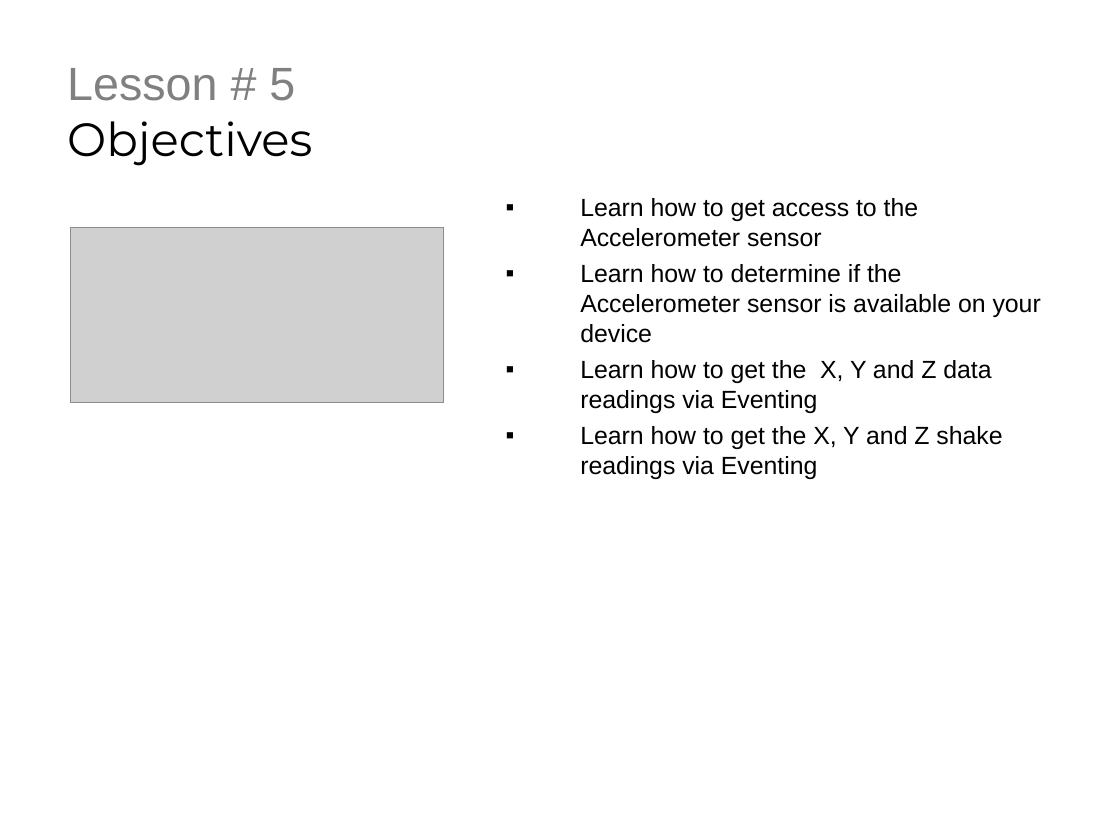
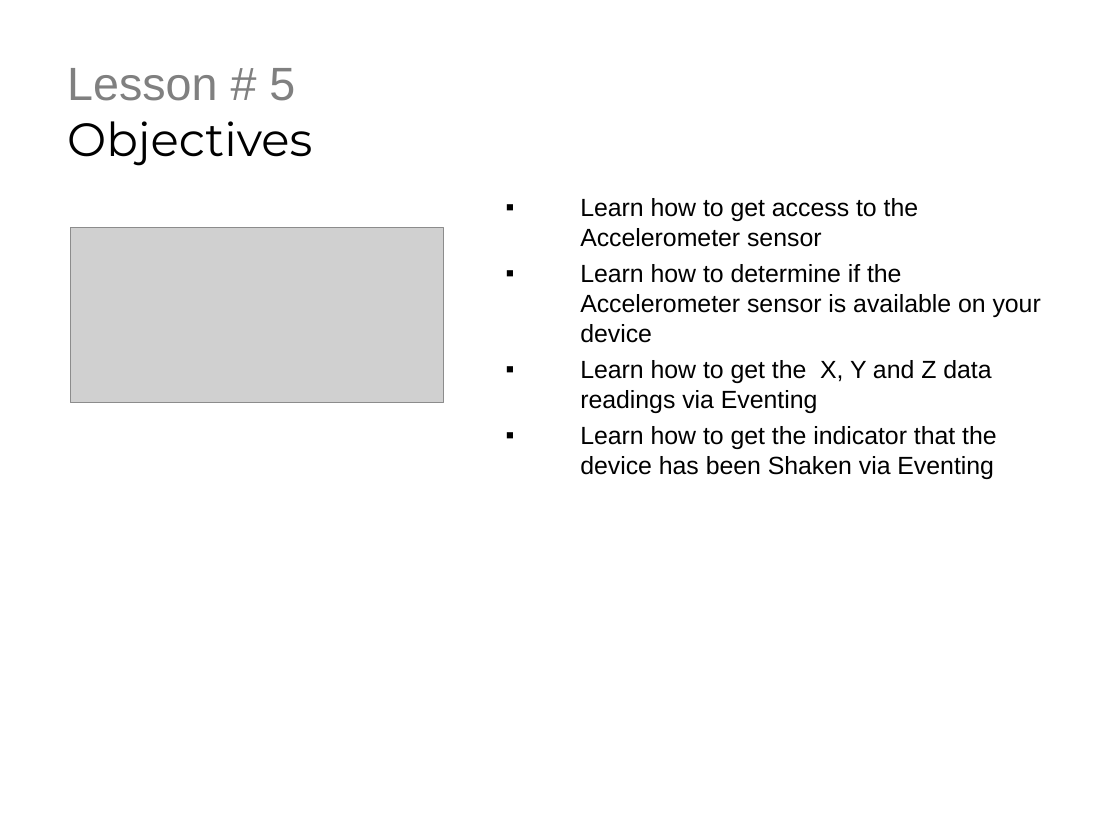
Before and after one commit to derikwhittaker/LiveLessons.WinRT, a slide deck: slide 2 of Chapter.8.DeviceSensors/Lesson.5.Accelerometer/Chapter.8.Lesson.5.ppt. Drawn at 1120x840 pixels with LibreOffice and Linux fonts; fonts in the diff are those of the drawing; grey boxes stand for pictures; background and template pictures are left out. Boxes give left, top, right and bottom in pixels: in the first picture for what was removed or moved away, otherwise in the second. Text is boxed around its words. In the diff, an @@ line names an element or a change of style, - is before the commit and + after.

Commit message:
updatd the ppt for shake reading

```diff
--- a/Chapter.8.DeviceSensors/Lesson.5.Accelerometer/Chapter.8.Lesson.5.ppt
+++ b/Chapter.8.DeviceSensors/Lesson.5.Accelerometer/Chapter.8.Lesson.5.ppt
@@ text at box(580, 426, 996, 479): text changed @@
-▪ Learn how to get the X, Y and Z shake readings via Eventing
+▪ Learn how to get the indicator that the device has been Shaken via Eventing
```
Also in this commit, not shown: 1 other slide changed.
